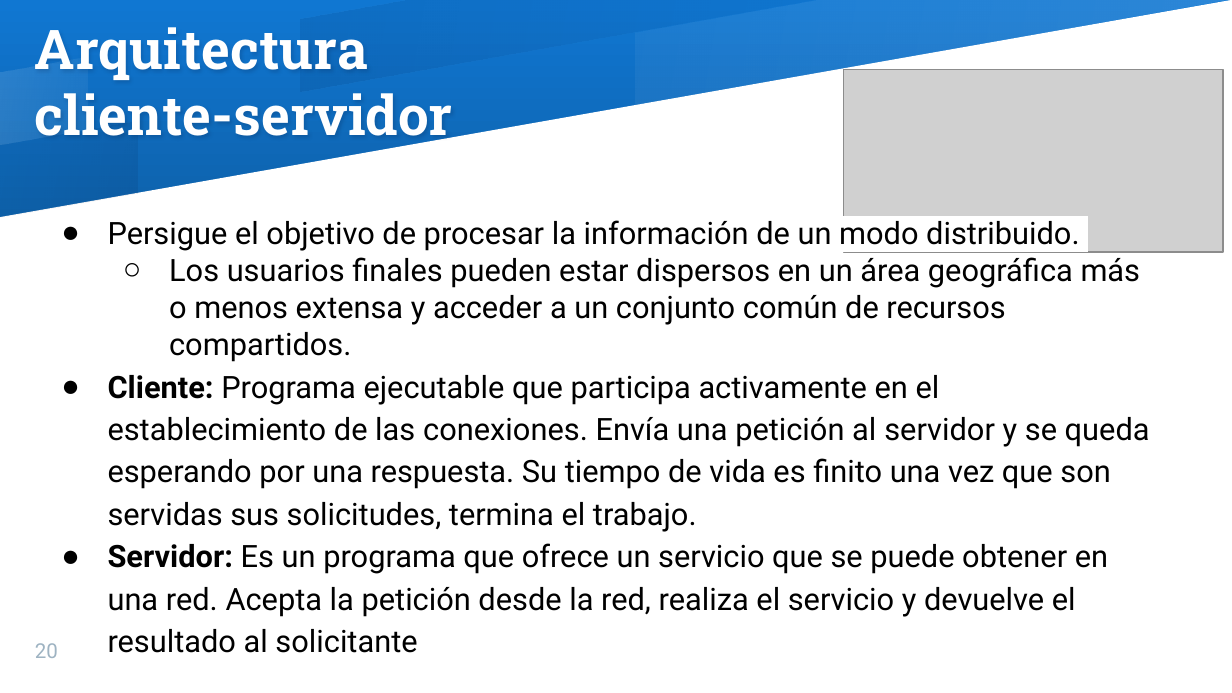
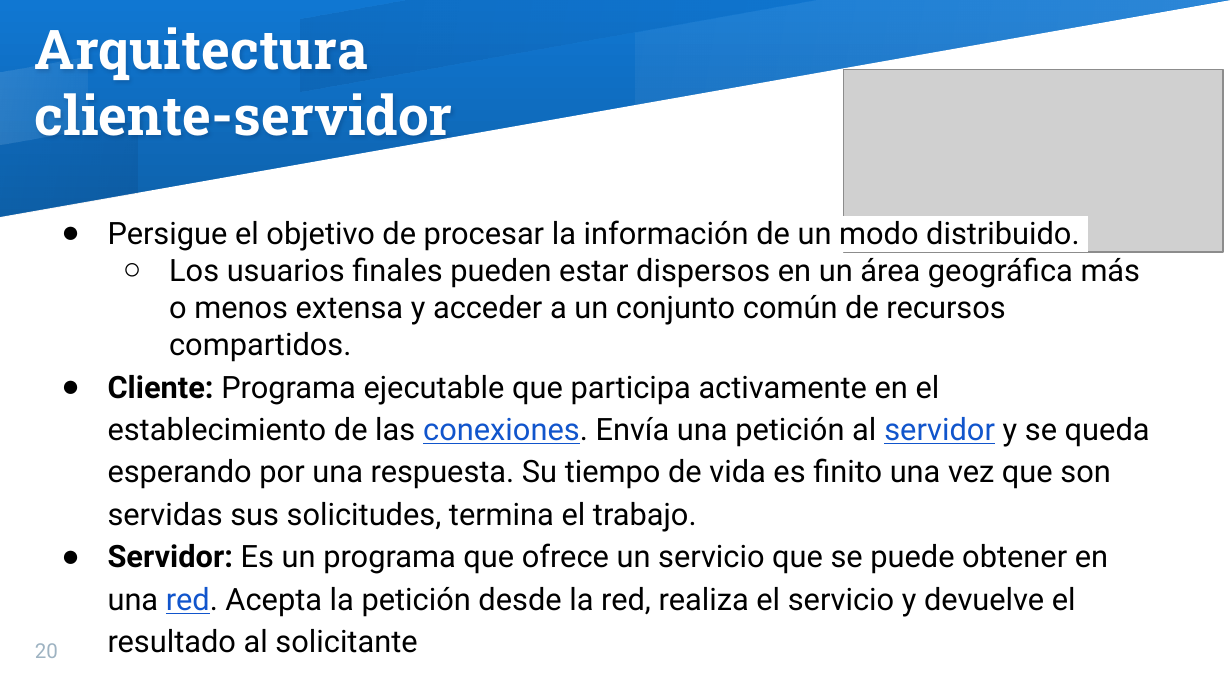
Before and after one commit to gladyscarrillo/JAVAEE, a slide deck: slide 20 of CursoJAVAEmpresarial.pptx. Drawn at 1232x693 pixels with LibreOffice and Linux fonts; fonts in the diff are those of the drawing; grey boxes stand for pictures. Boxes give left, top, right and bottom in pixels: in the first picture for what was removed or moved away, otherwise in the second. Text is boxed around its words. In the diff, an @@ line names an element or a change of style, - is before the commit and + after.

```diff
--- a/CursoJAVAEmpresarial.pptx
+++ b/CursoJAVAEmpresarial.pptx
@@ text at box(108, 375, 1150, 653): text colour #000000 to #1155CC, underline on in "conexiones. servidor", "red." @@
```
Also in this commit, not shown: 1 other slide changed, 6 slides added.
